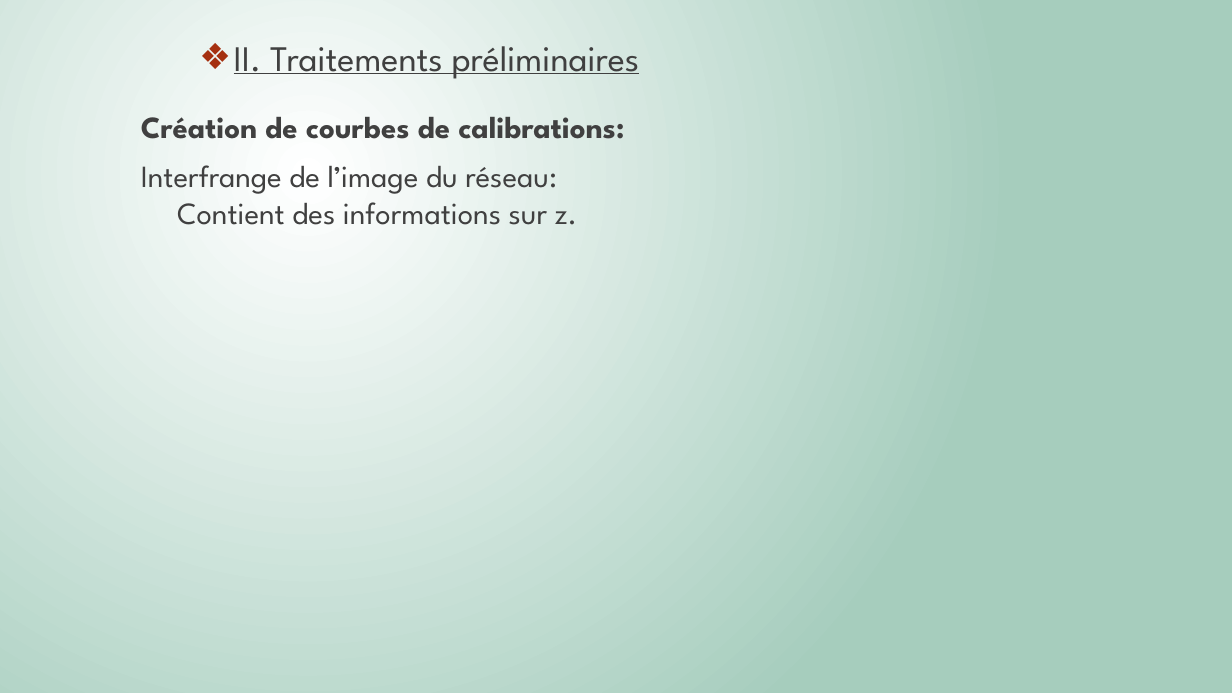
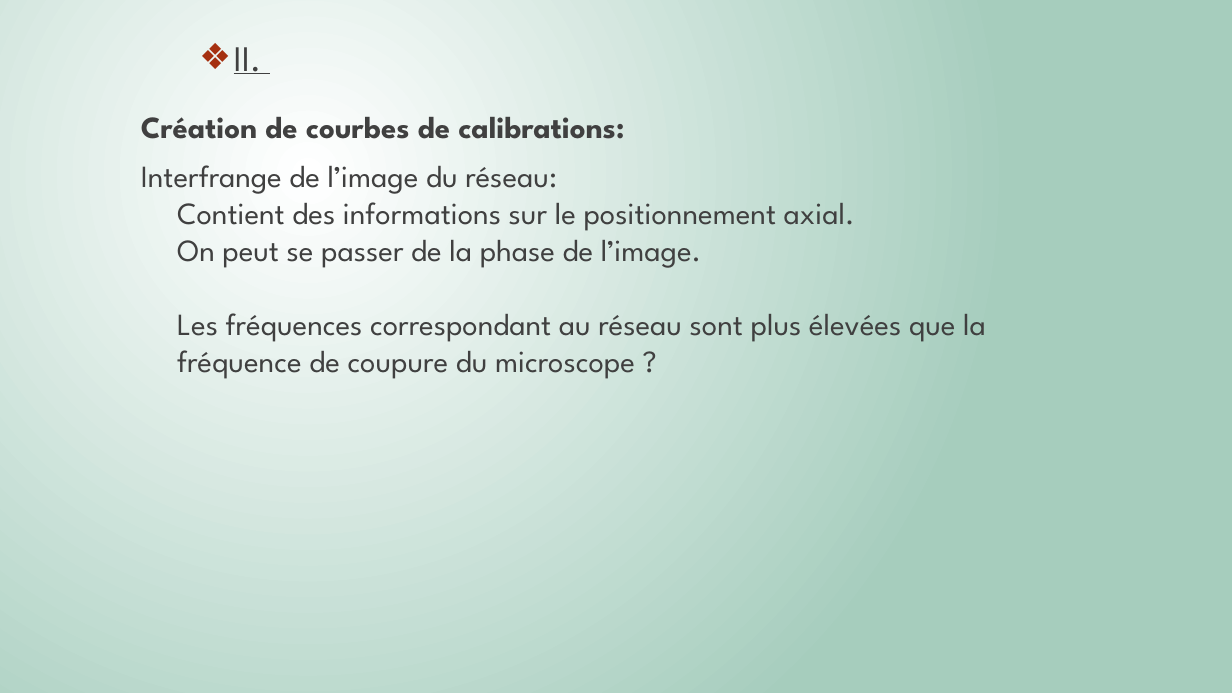
Before and after one commit to Killian-Herveau/PIMS, a slide deck: slide 12 of Pres_Avril/PresentationPIMSAvril.pptx (slide 11 before the commit). Drawn at 1232x693 pixels with LibreOffice and Linux fonts; fonts in the diff are those of the drawing. Boxes give left, top, right and bottom in pixels: in the first picture for what was removed or moved away, otherwise in the second. Text is boxed around its words. In the diff, an @@ line names an element or a change of style, - is before the commit and + after.

```diff
--- a/Pres_Avril/PresentationPIMSAvril.pptx
+++ b/Pres_Avril/PresentationPIMSAvril.pptx
@@ text at (234,47,262,74): text changed @@
-❖ II. Traitements préliminaires
+❖ II.
@@ text at (141,165,986,379): text changed @@
-Interfrange de l’image du réseau:
-Contient des informations sur z.
+Interfrange de l’image du réseau:
+Contient des informations sur le positionnement axial.
+On peut se passer de la phase de l’image.
+Les fréquences correspondant au réseau sont plus élevées que la fréquence de coupure du microscope ?
```
Also in this commit, not shown: 8 other slides changed, 2 slides added, 1 slide removed, 1 other file.
